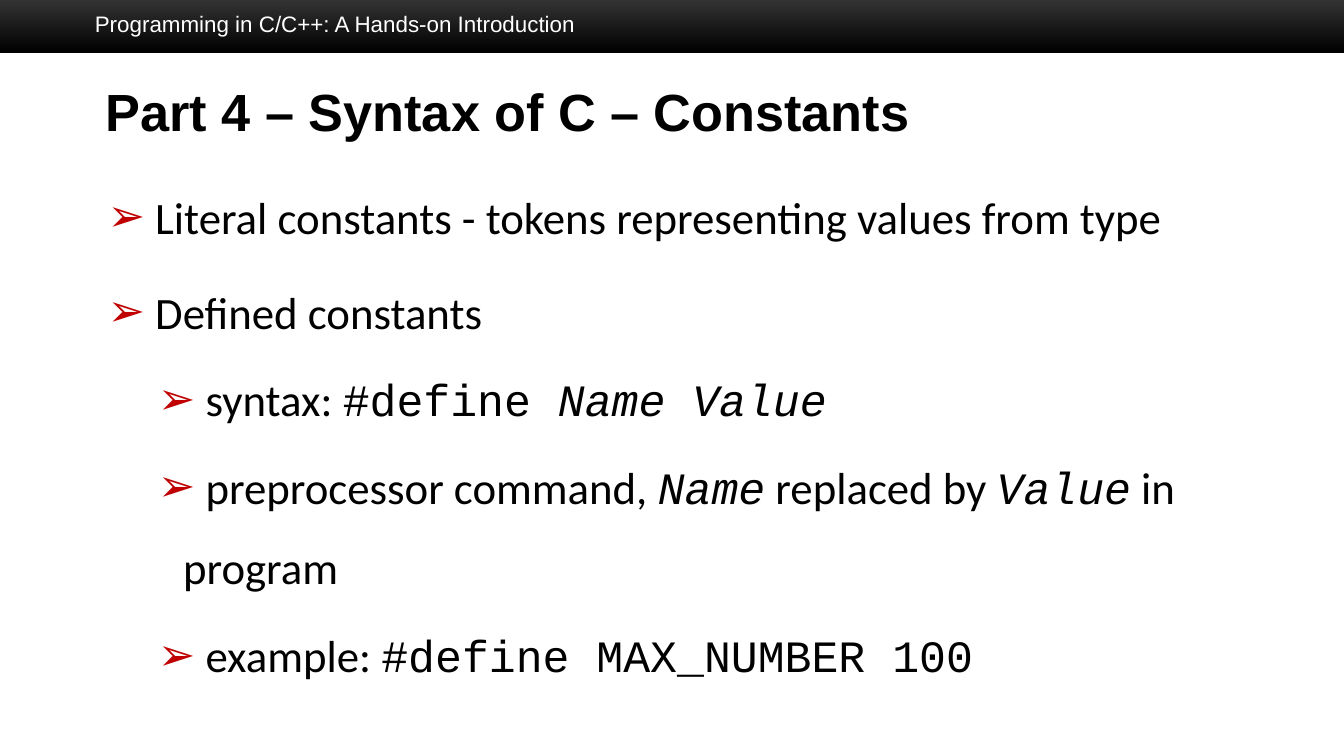
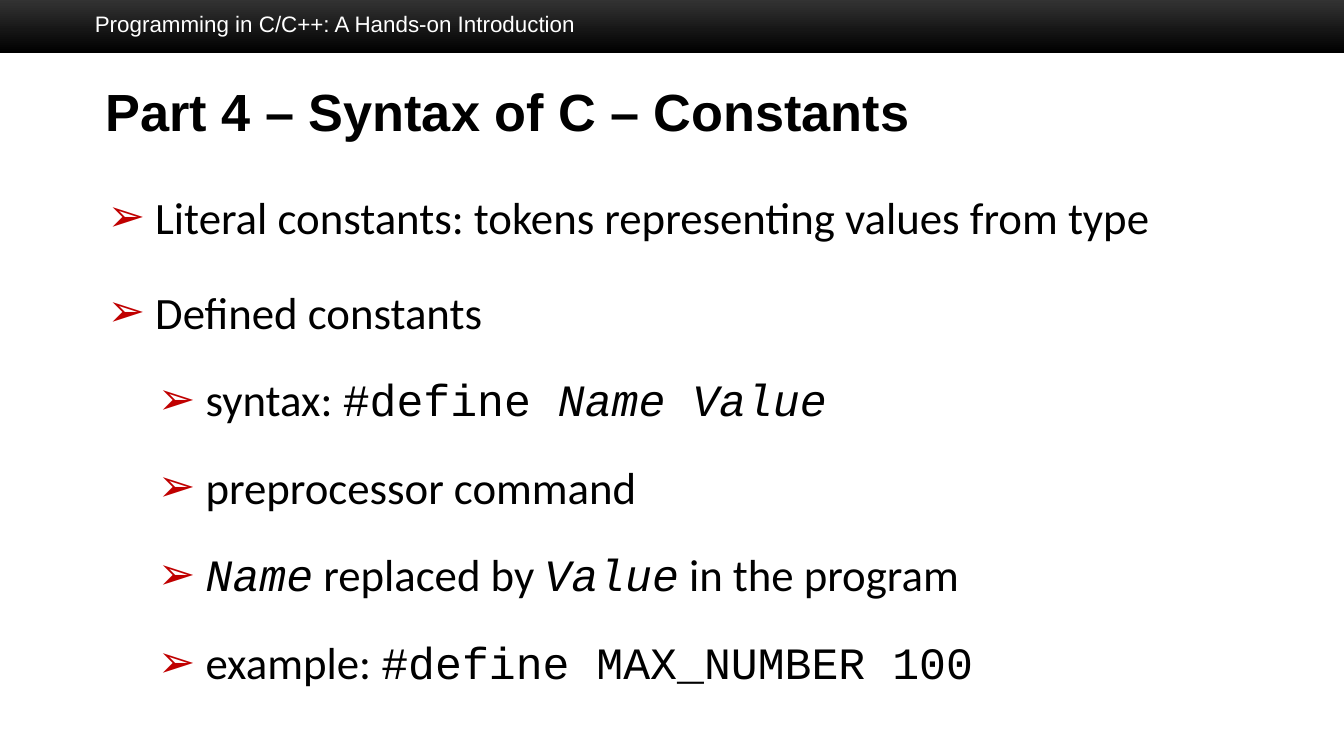
Before and after one commit to SuperBruceJia/SuperBruceJia.github.io, a slide deck: slide 31 of teaching/BU-Spring-2025-ECE327-Introduction-to-Software-Engineering/EC327-Lab-Session-2.pptx. Drawn at 1344x756 pixels with LibreOffice and Linux fonts; fonts in the diff are those of the drawing; background and template pictures are left out. Boxes give left, top, right and bottom in pixels: in the first picture for what was removed or moved away, otherwise in the second. Text is boxed around its words. In the diff, an @@ line names an element or a change of style, - is before the commit and + after.

```diff
--- a/teaching/BU-Spring-2025-ECE327-Introduction-to-Software-Engineering/EC327-Lab-Session-2.pptx
+++ b/teaching/BU-Spring-2025-ECE327-Introduction-to-Software-Engineering/EC327-Lab-Session-2.pptx
@@ text at (155,203,1149,242): text changed @@
-➢ Literal constants - tokens representing values from type
+➢ Literal constants: tokens representing values from type
@@ text at (206,473,959,599): text changed @@
-  ➢ preprocessor command, Name replaced by Value in program
+  ➢ preprocessor command
+  ➢ Name replaced by Value in the program
```
Also in this commit, not shown: 14 other slides changed, 1 other file.
